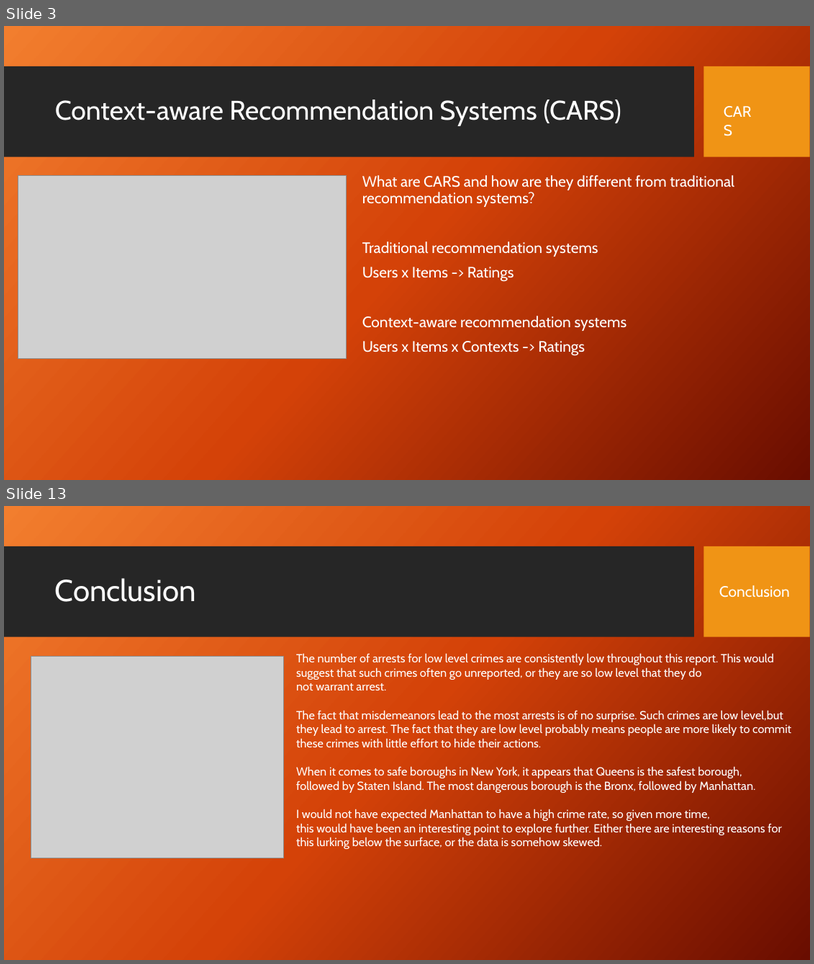
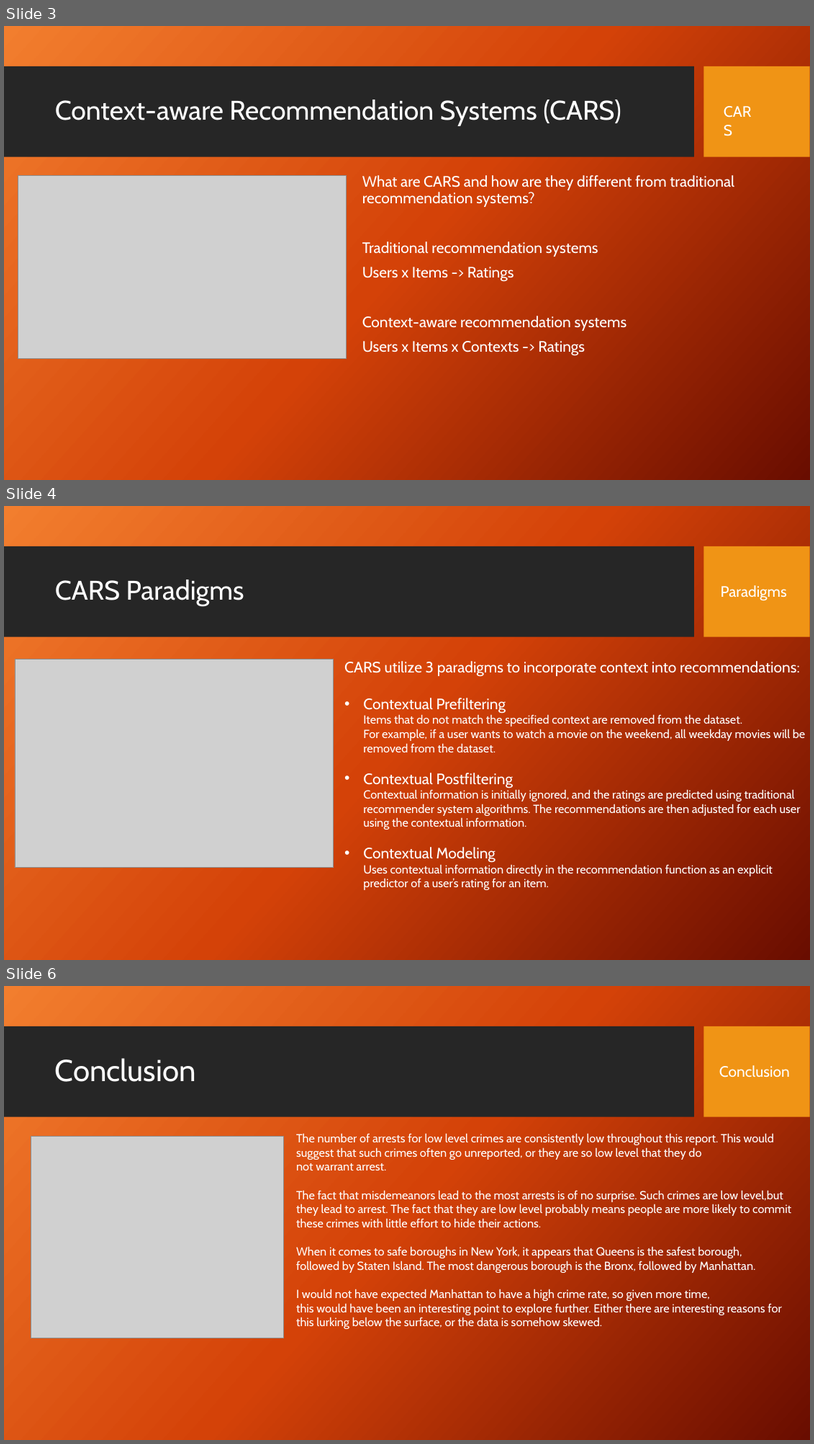
Before and after one commit to stephen-haslett/data612, a slide deck: SHaslettRecommenderSystemsInContext.pptx. Shown one above the other, each under a label of ours: slides 3 and 13 before the commit, slides 3, 4 and 6 after it; the slides between them are not shown. The pictures are 814x964 and 814x1444 pixels, drawn with LibreOffice and Linux fonts; fonts in the diff are those of the drawing; grey boxes stand for pictures; background and template pictures are left out. Boxes give left, top, right and bottom in pixels: in the first picture for what was removed or moved away, otherwise in the second. Text is boxed around its words. In the diff, an @@ line names an element or a change of style, - is before the commit and + after.

Commit message:
Adding paradigms section

```diff
--- a/SHaslettRecommenderSystemsInContext.pptx
+++ b/SHaslettRecommenderSystemsInContext.pptx
@@ slide 4 added at bbox=[4, 506, 810, 960], background picture (left out); not listed: 2 template elements that a slide beside it also shows @@
@@ title added at bbox=[55, 579, 244, 606], 32 pt, text #FFFFFF @@
+CARS Paradigms
@@ text added at bbox=[721, 585, 787, 601], 18 pt, text #FFFFFF @@
+Paradigms
@@ picture added at bbox=[15, 659, 334, 867] @@
@@ text added at bbox=[345, 661, 805, 890], 14 pt, text #FFFFFF @@
+CARS utilize 3 paradigms to incorporate context into recommendations:
+• Contextual Prefiltering
+  Items that do not match the specified context are removed from the dataset.
+  For example, if a user wants to watch a movie on the weekend, all weekday movies will be removed from the dataset.
+• Contextual Postfiltering
+  Contextual information is initially ignored, and the ratings are predicted using traditional recommender system algorithms. The recommendations are then adjusted for each user using the contextual information.
+• Contextual Modeling
+  Uses contextual information directly in the recommendation function as an explicit predictor of a user’s rating for an item.
@@ what was slide 13 is now slide 6 @@
```
Also in this commit, not shown: 1 slide changed, 8 slides removed.
